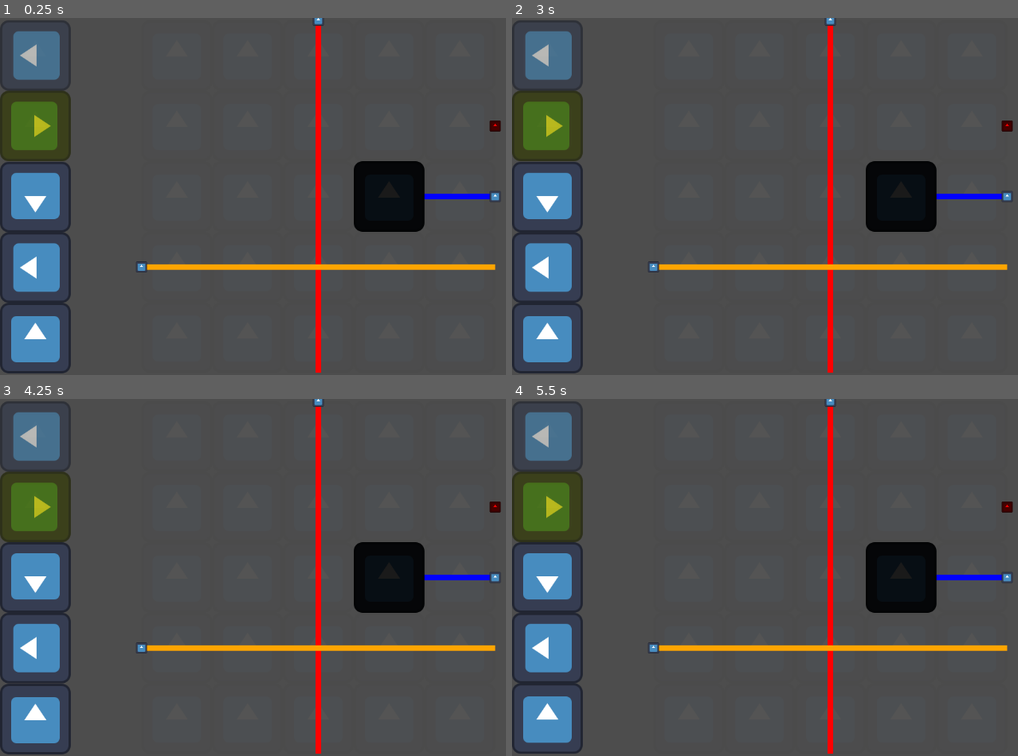
Above: before the commit, frames 1-4 (two rows, left to right).
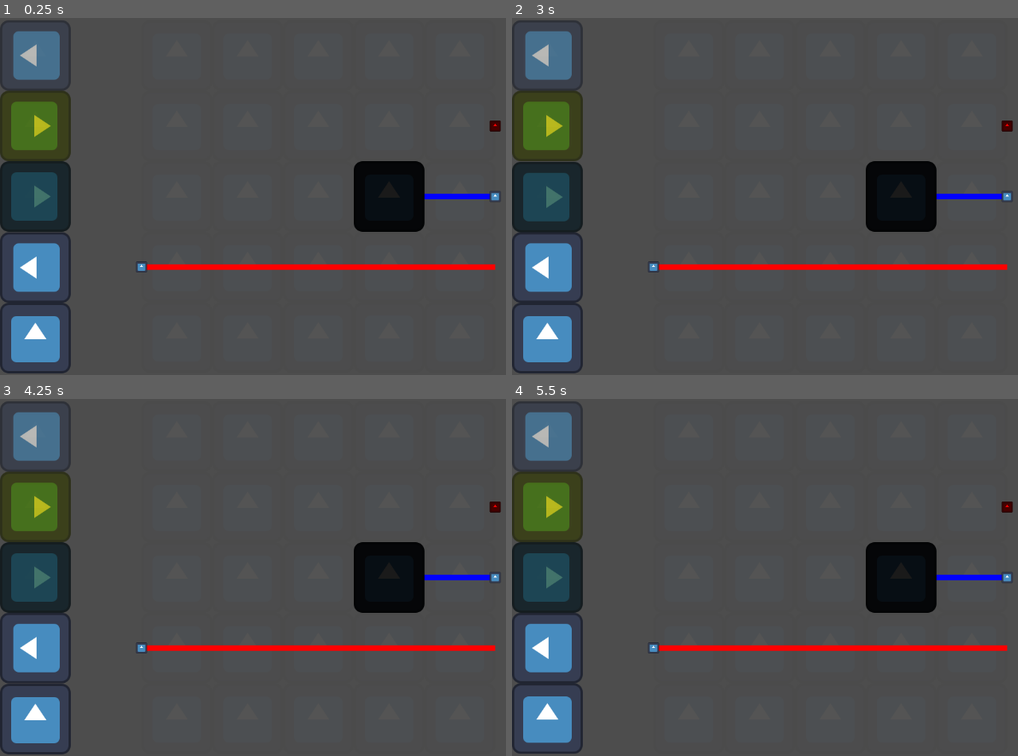
Above: after the commit, the same moments.

Repository: Phijo1/Prisma
Game: Godot game, scene res://level.tscn
Two runs of this game, one before a commit and one after it. Both use one fixed random seed, a clock stepped at 60 frames per second and the inputs below. The engine's default icon, where the game draws it, is replaced by a stand-in: a white triangle on a blue panel in a dark square.
Inputs (mouse positions are in pixels of both pictures, inside the frame that each line leads up to):
- Up to frame 1 (0.25 s): no input
- Up to frame 2 (3 s): tap Enter at 0.5, 2 s; move the mouse to (901, 196) at 0.52 s; hold E (r_right) 0.53-1.28 s; click (901, 196) at 0.67 s; tap Space at 1.25, 2.75 s; move the mouse to (547, 53) at 1.27 s; hold Q (r_left) 1.28-2.03 s; click (547, 53) at 1.42 s; move the mouse to (547, 125) at 2.02 s; hold E (r_right) from 2.03 s (still down); click (547, 125) at 2.17 s; move the mouse to (547, 196) at 2.77 s; click (547, 196) at 2.92 s
- Up to frame 3 (4.25 s): tap Enter at 3.5 s; move the mouse to (35, 648) at 3.52 s; release E (r_right) at 3.53 s; hold Q (r_left) from 3.53 s (still down); click (35, 648) at 3.67 s
- Up to frame 4 (5.5 s): keep holding Q (r_left); tap Space at 4.25 s; move the mouse to (547, 720) at 4.27 s; click (547, 720) at 4.42 s; move the mouse to (861, 577) at 5.02 s; click (861, 577) at 5.17 s

The runs differ from the first frame. In frame 1, 4.8% of the frame differs, in the area x 0-98%, y 0-100%; in frame 2, 4.7%; in frame 3, 4.7%; in frame 4, 4.7%.

Commit message:
implementing combiners

Diff:
--- /dev/null
+++ b/combiner.gd
@@ -0,0 +1,69 @@
+extends Area2D
+
+@onready var gridChecker = %GridChecker
+
+var pickedUp = false
+var mouseOver = false
+var lastLocation: Control
+var ray1 = 0
+var ray2 = 0
+@export var direc = 1
+# Called when the node enters the scene tree for the first time.
+func _ready() -> void:
+	lastLocation = get_parent()
+	lastLocation.prismSlot = self
+	rotation_degrees = 360/4 * direc
+
+# Called every frame. 'delta' is the elapsed time since the previous frame.
+func _process(delta: float) -> void:
+	if pickedUp == true:
+		global_position = get_global_mouse_position()
+
+
+func _input(event):
+	if event is InputEventMouseButton:
+		if event.pressed == true:
+			if (pickedUp == false) and (mouseOver == true):
+				pickedUp = true
+		if event.pressed == false:
+			if (pickedUp == true) and (mouseOver == true):
+				pickedUp = false
+				var areas = gridChecker.get_overlapping_areas()
+				if len(areas) > 1:
+					if areas[1].get_parent().has_method("empty_grid"):
+						if areas[1].get_parent().prismSlot == null:
+							lastLocation.prismSlot = null
+							get_parent().remove_child(self)
+							areas[1].get_parent().get_parent().add_child(self)
+							lastLocation = areas[1].get_parent()
+							lastLocation.prismSlot = self
+							global_position = lastLocation.global_position
+						else:
+							global_position = lastLocation.global_position
+					else:
+						global_position = lastLocation.global_position
+				else:
+					global_position = lastLocation.global_position
+				get_node("/root/Level").updateLight()
+	if (Input.is_action_just_pressed("r_left")) and pickedUp == true:
+		direc -= 1
+		if direc == 0:
+			direc = 4
+		rotation_degrees = 360/4 * direc
+	if (Input.is_action_just_pressed("r_right")) and pickedUp == true:
+		direc += 1
+		if direc == 5:
+			direc = 1
+		rotation_degrees = 360/4 * direc
+
+
+func _on_mouse_entered() -> void:
+	mouseOver = true
+
+
+func _on_mouse_exited() -> void:
+	mouseOver = false
+
+
+func combiner():
+	print("TODO")
--- /dev/null
+++ b/combiner.tscn
@@ -0,0 +1,30 @@
+[gd_scene load_steps=5 format=3 uid="uid://dd8km2o6vd228"]
+
+[ext_resource type="Script" uid="uid://xgukkbxqbysf" path="res://combiner.gd" id="1_lyrof"]
+[ext_resource type="Texture2D" uid="uid://cab2t8jcn3fv8" path="res://icon.svg" id="2_1q34i"]
+
+[sub_resource type="RectangleShape2D" id="RectangleShape2D_nk6sm"]
+size = Vector2(128, 128)
+
+[sub_resource type="RectangleShape2D" id="RectangleShape2D_dx1wu"]
+size = Vector2(10, 10)
+
+[node name="Combiner" type="Area2D"]
+script = ExtResource("1_lyrof")
+
+[node name="Sprite2D" type="Sprite2D" parent="."]
+modulate = Color(0.243137, 0.478431, 0.439216, 0.803922)
+texture = ExtResource("2_1q34i")
+
+[node name="CollisionShape2D" type="CollisionShape2D" parent="."]
+shape = SubResource("RectangleShape2D_nk6sm")
+
+[node name="GridChecker" type="Area2D" parent="."]
+unique_name_in_owner = true
+
+[node name="CollisionShape2D" type="CollisionShape2D" parent="GridChecker"]
+shape = SubResource("RectangleShape2D_dx1wu")
+debug_color = Color(0.979057, 0, 0.391171, 0.42)
+
+[connection signal="mouse_entered" from="." to="." method="_on_mouse_entered"]
+[connection signal="mouse_exited" from="." to="." method="_on_mouse_exited"]
--- a/empty_grid.gd
+++ b/empty_grid.gd
@@ -136,6 +136,10 @@
 	for i in children:
 		if i.has_method("line_object"):
 			i.queue_free()
+	if prismSlot != null:
+		if prismSlot.has_method("combiner"):
+			prismSlot.ray1 = 0
+			prismSlot.ray2 = 0
 	vert = [0,0]
 	hor = [0,0]
 	tr = [0,0]
--- a/level.gd
+++ b/level.gd
@@ -81,6 +81,15 @@
 						filter("up", i, j, grid2DArray[i][j].source[0])
 					elif grid2DArray[i][j].source[1] == 4:
 						filter("right", i, j, grid2DArray[i][j].source[0])
+				elif grid2DArray[i][j].prismSlot.has_method("combiner"):
+					if grid2DArray[i][j].source[1] == 1:
+						combiner("down", i, j, grid2DArray[i][j].source[0])
+					elif grid2DArray[i][j].source[1] == 2:
+						combiner("left", i, j, grid2DArray[i][j].source[0])
+					elif grid2DArray[i][j].source[1] == 3:
+						combiner("up", i, j, grid2DArray[i][j].source[0])
+					elif grid2DArray[i][j].source[1] == 4:
+						combiner("right", i, j, grid2DArray[i][j].source[0])
 
 func rayDown(i,j,colour):
 	i += 1
@@ -95,6 +104,8 @@
 			splitter("down", i, j, colour)
 		elif grid2DArray[i][j].prismSlot.has_method("filter"):
 			filter("down", i, j, colour)
+		elif grid2DArray[i][j].prismSlot.has_method("combiner"):
+			combiner("down", i, j, colour)
 
 func rayLeft(i,j,colour):
 	j -= 1
@@ -109,6 +120,8 @@
 			splitter("left", i, j, colour)
 		elif grid2DArray[i][j].prismSlot.has_method("filter"):
 			filter("left", i, j, colour)
+		elif grid2DArray[i][j].prismSlot.has_method("combiner"):
+			combiner("left", i, j, colour)
 
 func rayUp(i,j,colour):
 	i -= 1
@@ -123,6 +136,8 @@
 			splitter("up", i, j, colour)
 		elif grid2DArray[i][j].prismSlot.has_method("filter"):
 			filter("up", i, j, colour)
+		elif grid2DArray[i][j].prismSlot.has_method("combiner"):
+			combiner("up", i, j, colour)
 
 func rayRight(i,j,colour):
 	j += 1
@@ -137,6 +152,8 @@
 			splitter("right", i, j, colour)
 		elif grid2DArray[i][j].prismSlot.has_method("filter"):
 			filter("right", i, j, colour)
+		elif grid2DArray[i][j].prismSlot.has_method("combiner"):
+			combiner("right", i, j, colour)
 
 func mirror(direc, i, j, colour):
 	if direc == "down":
@@ -325,3 +342,57 @@
 			grid2DArray[i][j].hor = [colour,2]
 			grid2DArray[i][j].drawLine()
 			rayRight(i,j,colour)
+
+func combiner(direc, i, j, colour):
+	if direc == "down":
+		if grid2DArray[i][j].prismSlot.direc == 2:
+			grid2DArray[i][j].tr = [colour,1]
+			grid2DArray[i][j].prismSlot.ray2 = colour
+		elif grid2DArray[i][j].prismSlot.direc == 4:
+			grid2DArray[i][j].lt = [colour,2]
+			grid2DArray[i][j].prismSlot.ray1 = colour
+	elif direc == "left":
+		if grid2DArray[i][j].prismSlot.direc == 1:
+			grid2DArray[i][j].tr = [colour,2]
+			grid2DArray[i][j].prismSlot.ray1 = colour
+		elif grid2DArray[i][j].prismSlot.direc == 3:
+			grid2DArray[i][j].rb = [colour,1]
+			grid2DArray[i][j].prismSlot.ray2 = colour
+	elif direc == "up":
+		if grid2DArray[i][j].prismSlot.direc == 2:
+			grid2DArray[i][j].rb = [colour,2]
+			grid2DArray[i][j].prismSlot.ray1 = colour
+		elif grid2DArray[i][j].prismSlot.direc == 4:
+			grid2DArray[i][j].bl = [colour,1]
+			grid2DArray[i][j].prismSlot.ray2 = colour
+	elif direc == "right":
+		if grid2DArray[i][j].prismSlot.direc == 1:
+			grid2DArray[i][j].lt = [colour,2]
+			grid2DArray[i][j].prismSlot.ray2 = colour
+		elif grid2DArray[i][j].prismSlot.direc == 3:
+			grid2DArray[i][j].bl = [colour,1]
+			grid2DArray[i][j].prismSlot.ray1 = colour
+	if grid2DArray[i][j].prismSlot.ray1 + grid2DArray[i][j].prismSlot.ray2 > 1:
+		var newColour = evalRays(grid2DArray[i][j].prismSlot.ray1, grid2DArray[i][j].prismSlot.ray2)
+		if newColour != 0:
+			if grid2DArray[i][j].prismSlot.direc == 1:
+				rayUp(i,j,newColour)
+			elif grid2DArray[i][j].prismSlot.direc == 2:
+				rayRight(i,j,newColour)
+			elif grid2DArray[i][j].prismSlot.direc == 3:
+				rayDown(i,j,newColour)
+			elif grid2DArray[i][j].prismSlot.direc == 4:
+				rayLeft(i,j,newColour)
+	grid2DArray[i][j].drawLine()
+
+func evalRays(ray1, ray2):
+	if (ray1 != 0) and (ray2 != 0):
+		if (ray1 == 2 and ray2 == 3) or (ray2 == 2 and ray1 == 3):
+			return 5
+		elif (ray1 == 2 and ray2 == 4) or (ray1 == 4 and ray2 == 2):
+			return 7
+		elif (ray1 == 3 and ray2 == 4) or (ray1 == 4 and ray2 == 3):
+			return 6
+	if ray1 == ray2:
+		return ray1
+	return 0
--- a/level.tscn
+++ b/level.tscn
@@ -6,6 +6,7 @@
 [ext_resource type="PackedScene" uid="uid://do10hshkcgjm" path="res://block.tscn" id="3_1ainy"]
 [ext_resource type="PackedScene" uid="uid://dta3q7vfg4hxv" path="res://mirror.tscn" id="3_oi3di"]
 [ext_resource type="PackedScene" uid="uid://bykhrc6vnbjhf" path="res://filter.tscn" id="4_f2txt"]
+[ext_resource type="PackedScene" uid="uid://dd8km2o6vd228" path="res://combiner.tscn" id="6_n6hdu"]
 
 [node name="Level" type="Node2D"]
 script = ExtResource("1_vonw3")
@@ -39,7 +40,6 @@
 
 [node name="EmptyGrid3" parent="CanvasLayer/RayGrid" instance=ExtResource("1_u52ul")]
 layout_mode = 2
-source = [2, 1]
 
 [node name="EmptyGrid4" parent="CanvasLayer/RayGrid" instance=ExtResource("1_u52ul")]
 layout_mode = 2
@@ -83,7 +83,7 @@
 
 [node name="EmptyGrid16" parent="CanvasLayer/RayGrid" instance=ExtResource("1_u52ul")]
 layout_mode = 2
-source = [7, 4]
+source = [2, 4]
 
 [node name="EmptyGrid17" parent="CanvasLayer/RayGrid" instance=ExtResource("1_u52ul")]
 layout_mode = 2
@@ -139,9 +139,7 @@
 [node name="EmptyGrid3" parent="CanvasLayer/PrismGrid" instance=ExtResource("1_u52ul")]
 layout_mode = 2
 
-[node name="Mirror" parent="CanvasLayer/PrismGrid/EmptyGrid3" instance=ExtResource("3_oi3di")]
-position = Vector2(0, 1)
-direc = 2
+[node name="Combiner" parent="CanvasLayer/PrismGrid/EmptyGrid3" instance=ExtResource("6_n6hdu")]
 
 [node name="EmptyGrid4" parent="CanvasLayer/PrismGrid" instance=ExtResource("1_u52ul")]
 layout_mode = 2
Not shown, added: combiner.gd.uid
Not shown: 1 places in level.tscn that only renumber resources
